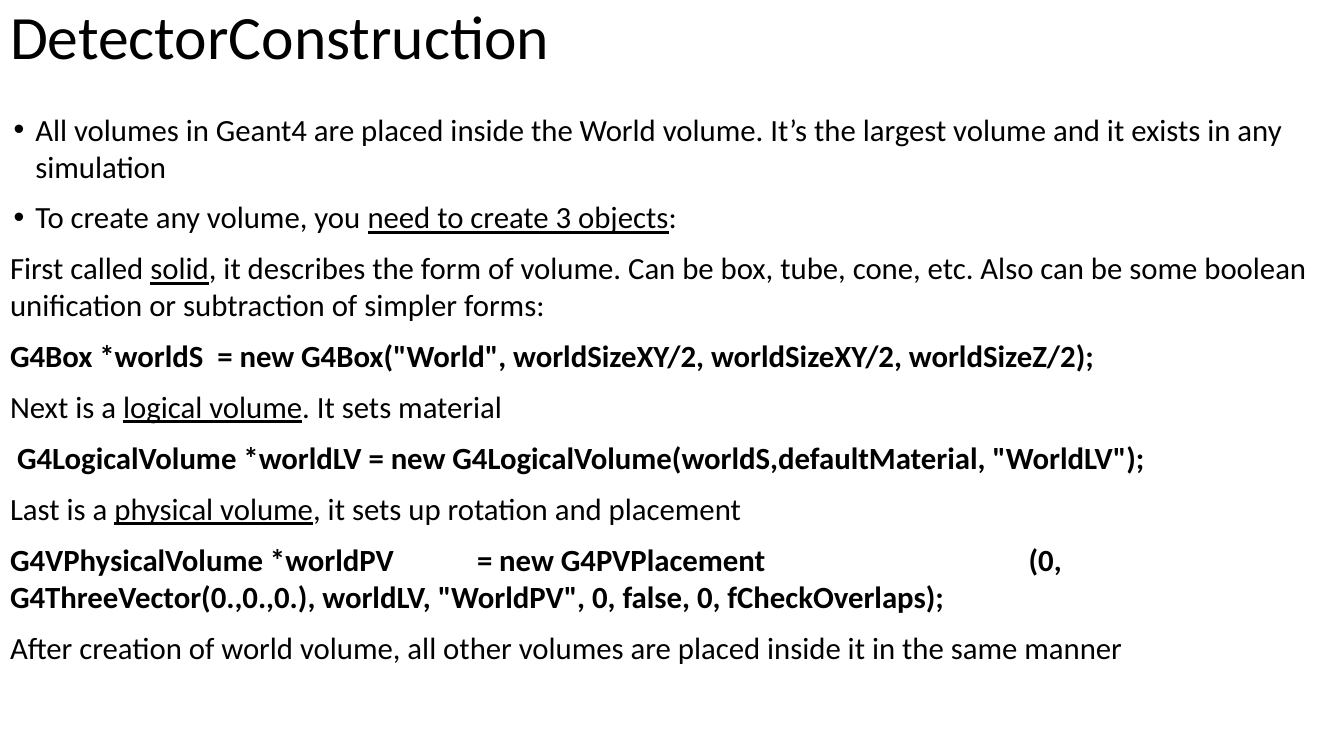
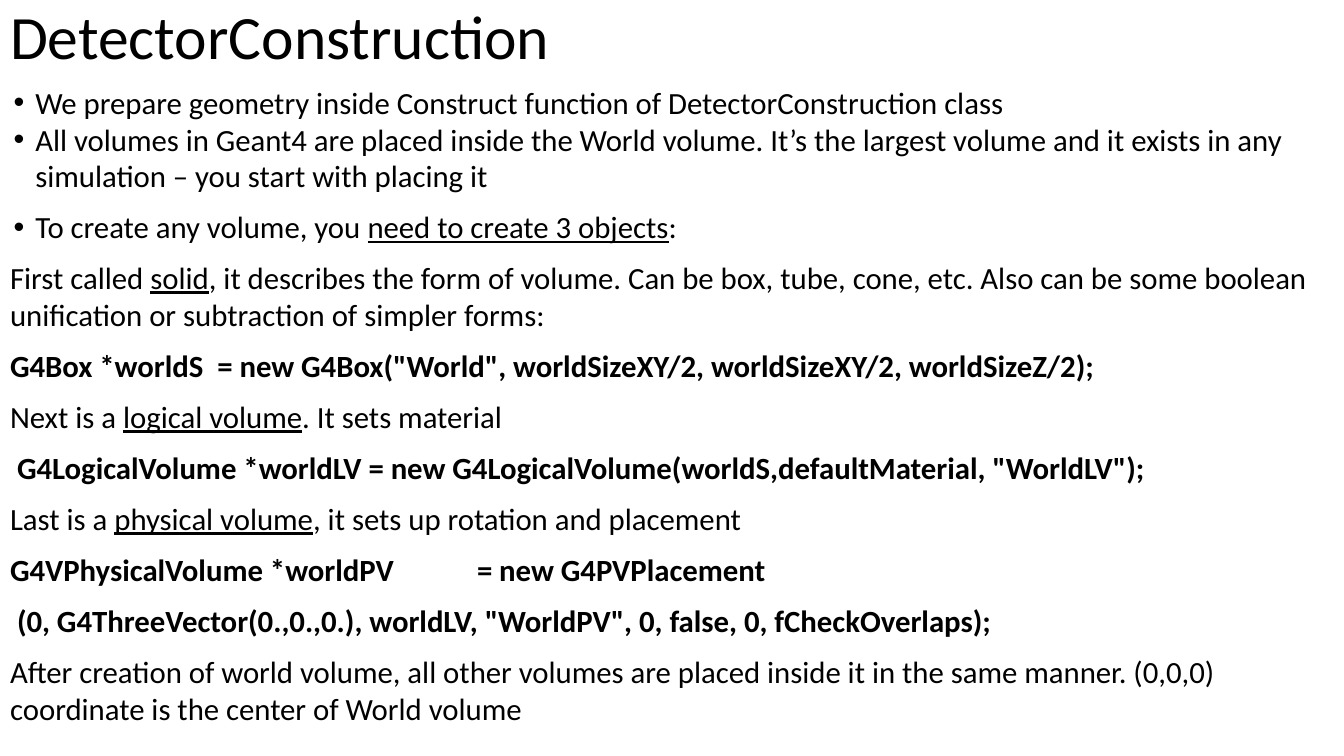
Before and after one commit to dima3551/geant4-course, a slide deck: slide 12 of 2-General-structure-of-Geant4-project/2 General structure of Geant4 project.pptx. Drawn at 1344x756 pixels with LibreOffice and Linux fonts; fonts in the diff are those of the drawing. Boxes give left, top, right and bottom in pixels: in the first picture for what was removed or moved away, otherwise in the second. Text is boxed around its words. In the diff, an @@ line names an element or a change of style, - is before the commit and + after.

```diff
--- a/2-General-structure-of-Geant4-project/2 General structure of Geant4 project.pptx
+++ b/2-General-structure-of-Geant4-project/2 General structure of Geant4 project.pptx
@@ text "We prepare geometry inside Construct ...": place and size @@
-text "We prepare geometry inside Construct ..." at <box>10,119,1306,664</box>
+text "We prepare geometry inside Construct ..." at <box>10,92,1306,721</box>
@@ text at <box>35,92,1281,193</box>: text changed @@
-• All volumes in Geant4 are placed inside the World volume. It’s the largest volume and it exists in any simulation
+• We prepare geometry inside Construct function of DetectorConstruction class
+• All volumes in Geant4 are placed inside the World volume. It’s the largest volume and it exists in any simulation – you start with placing it
@@ text at <box>10,559,1214,721</box>: text changed; bold off @@
-G4VPhysicalVolume *worldPV = new G4PVPlacement (0, G4ThreeVector(0.,0.,0.), worldLV, "WorldPV", 0, false, 0, fCheckOverlaps);
-After creation of world volume, all other volumes are placed inside it in the same manner
+G4VPhysicalVolume *worldPV = new G4PVPlacement
+(0, G4ThreeVector(0.,0.,0.), worldLV, "WorldPV", 0, false, 0, fCheckOverlaps);
+After creation of world volume, all other volumes are placed inside it in the same manner. (0,0,0) coordinate is the center of World volume
```
Also in this commit, not shown: 9 other slides changed, 3 slides added, 1 other file.
